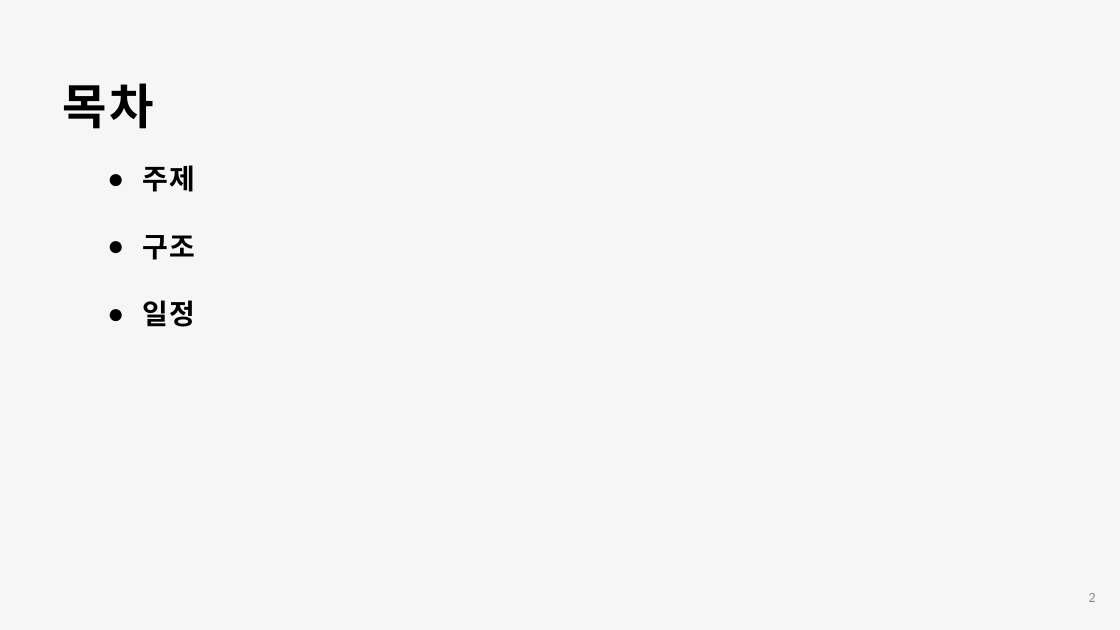
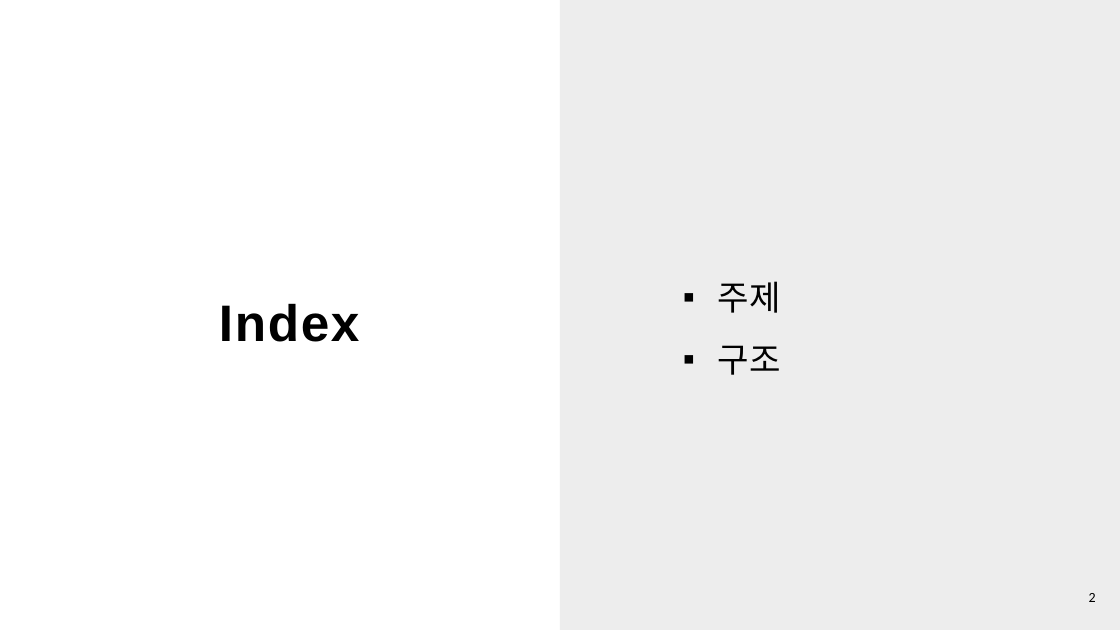
Before and after one commit to Kkumteulyi/2024-CapStone, a slide deck: slide 2 of 캡스톤_(정윤혁,차동근)_1208.pptx. Drawn at 1120x630 pixels with LibreOffice and Linux fonts; fonts in the diff are those of the drawing. Boxes give left, top, right and bottom in pixels: in the first picture for what was removed or moved away, otherwise in the second. Text is boxed around its words. In the diff, an @@ line names an element or a change of style, - is before the commit and + after.

```diff
--- a/캡스톤_(정윤혁,차동근)_1208.pptx
+++ b/캡스톤_(정윤혁,차동근)_1208.pptx
@@ background #F6F6F6 to #FFFFFF @@
@@ rectangle added at (560,0,1120,630), fill #D9D9D9 at 47% opacity @@
@@ text removed at (63,83,153,129) @@
-목차
@@ text "주제": place and size @@
-text "주제" at (142,165,195,327)
+text "주제" at (718,281,781,375)
@@ text "주제" at (718,281,781,375): size 36 to 44 pt, font Arial to Calibri, letter spacing 2.2 to 0 pt, bold off; bullet ● to ▪; line spacing 86.9pt to 1.5 @@
@@ text at (142,300,195,327): paragraph removed @@
-● 일정
@@ text added at (219,303,360,342), 66 pt, text #000000, bold @@
+Index
@@ page number at (1089,593,1096,602): text colour #8C8C8C to #000000 @@
```
Also in this commit, not shown: 17 other slides changed, 20 slides added, 4 slides removed.
